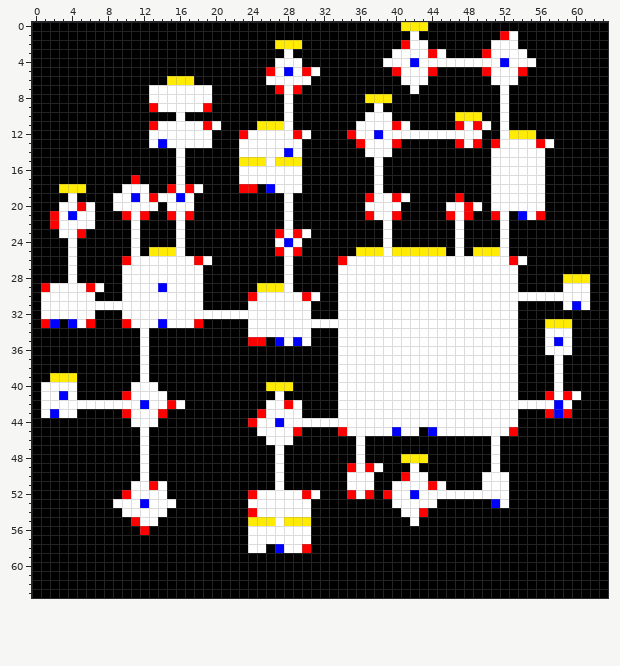
A pixel-art sprite gets an edit: Assets/DungeonAssets/Image/DecoratedMap.png. That is the earlier state.
The file is 64x64 pixels.
Once edited:
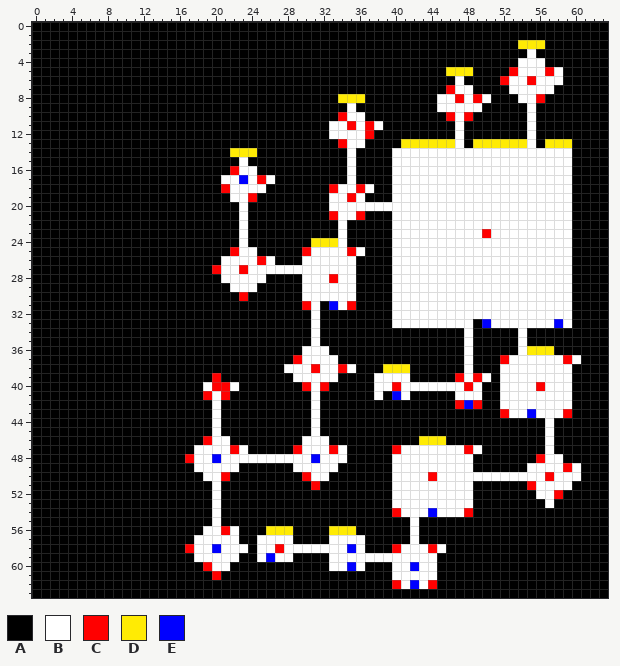
Palette (. is transparent): A #000000  B #ffffff  C #ff0000  D #ffeb04  E #0000ff
From old to new:
Changed rows in their new state; - is an unchanged pixel.
first column x 1:
 0 ----------------------------------------AAA------------------
 1 -----------------------------------------A---------AA--------
 2 --------------------------AAA-----------AAA-------AAADDD-----
 3 ---------------------------A-----------AAAAAA----AAAAAB------
 4 --------------------------AAA---------AAAAAAAAAAAAAAA--B-----
 5 -------------------------AAAAAA--------AAAAA-DDD-AAACBBBCB---
 6 --------------AAA--------AAAAA----------AAA---B---AC-BCBBB---
 7 ------------AAAAAAA-------AAA------------A---CBB---ABBBBB----
 8 ------------AAAAAAA--------A-----DDDAAA-----BBCBCB-A-BBC-----
 9 ------------AAAAAAA--------A------B--A------BBBBB--A--B------
10 ---------------A-----------A-----CBBAAA------CBCA--A--B------
11 ------------AAAAAAAA----AAAA----BBC-C-AAA-----BAAA-A--B------
12 ------------AAAAAAA---AAAAAAAA--BBB-CAAAAAAAAA-AA--AAAB------
13 ------------AAAAAAA---AAAAAAA----CBBAAAADDDDDDBADDDDDD-ADDD--
14 ---------------A-----DDDAAAAA-----B-AAABBBBBBBBBBB------BBB--
15 ---------------A------BAAAAAA-----B--A-BBBBBBBBBBB------BBB--
16 ---------------A-----C--AAAAA-----B--A-BBBBBBBBBBB------BBB--
17 ----------A----A----BBE-C-AAA-----B--A-BBBBBBBBBBB------BBB--
18 --AAA----AAA--AAAA--CBBBBAAAA---CBBCBA-BBBBBBBBBBB------BBB--
19 ---A----AAAAAAAAA----BBC---A----BBCBAAAB-BBBBBBBBB------BBB--
20 --AAAA--AAAAA-AAA-----B----A----BBBB----BBBBB--B-B------BBB--
21 -AAAAA---AAA--AAA-----B----A----CBBCAAABBBBBBB-BBBB-BB-BBBB--
22 -AAAAA----A----A------B----A-----B----ABBBBBBB-BBBB-BBBBBBB--
23 --AAA-----A----A------B---AAAA---B----ABBBBBBB-BBCB-BBBBBBB--
24 ---A------A----A------B---AAA-DDDB----ABBBBBBB-BBBB-BBBBBBB--
25 ---A------A-AAAA-----CBB--AAACBBBBCBAAABBBBBBB-BBBB-BBBBBBB--
26 ---A-----AAAAAAAAAA-BBBBCB-A-BBBBB-AAAA-------------B-BBBBB--
27 ---A-----AAAAAAAAA-CBBCBBBB-BBBBB--AAAA--------------BBBBBB--
28 ---A-----AAAAAAAAA--BBBBB--A-BBBC--AAAA--------------BBBBBBAA
29 AAAAAAA--AAAAAAAAA---BBBAAAA-BBBB--AAAA--------------BBBBB-AA
30 AAAAAA---AAAAAAAAA----CAAAAAAB-BB--AAAA--------------------AA
31 AAAAAAAAAAAAAAAAAA-----AAAAAACB-E-CAAAA--------------BBBBB-AA
32 AAAAAA---AAAAAAAAAAAAAAAAAAAAAB--AAAAAA--------------BBBBBB--
33 AA-AAA---AAAAAAAAA-----AAAAAAA-AAAAAAAA---------AE---BBBBEB--
34 -----------A-----------AAAAAAAB--AAAAAAAAAAAAAA-AAAAAB--AAA--
35 -----------A-----------AA-AAAAB--AAAAAAAAAAAAAA-AAAAAB--AAA--
36 -----------A-----------------BBB-AAAAAAAAAAAAAA-AAAAABDDDAA--
37 -----------A----------------CBBBBAAAAAAAAAAAAAA-AAAC-BBBB-CB-
38 -----------A---------------BBBCBBC-AAADDDAAAAAA-AAA--BBBB-B--
39 -AAA-------A-------C--------BBBBBAAAA----AAAAAC-C-A--BBBB-B--
40 AAAA------AAA-----BCCB---AAA-CBC-AAAA--C-------C-AA--BBCB-B--
41 AAAA-----AAAAA----CBC-----A---B--AAAA-AE-AAAAA---AA--BBBB-BA-
42 AAAAAAAAAAAAAAAA---B-----AAAA-B--AAAAAAAAAAAAACECAA------B---
43 AAAA-----AAAAA-----B----AAAAA-B--AAAAAAAAAAAAAAAAAAC-BEBBB---
44 ----------AAA------B---AAAAAAA-AAAAAAAAAAAAAAAAAAAAAA---B----
45 -----------A-------B----AAAAA-B--AAAAAAAAA-AAAAAAAAAA---B----
46 -----------A------CBB----AAA-BBB---A------DDD-----A-----B----
47 -----------A-----BBBBCB---A-CBBBCB-A---CBBBBBBBCB-A-----B----
48 -----------A----CBBEBBBBBB-BBBEBBB-A---BBBBBBBBB--A----CBB---
49 -----------A-----BBBBB----A-BBBBB-AAAA-BB-BBBBBB--A---BBBBCB-
50 -----------A------BBC-----A--CBB--AAA--BB--CBBBBB---BBBBCBBB-
51 ----------AAAA-----B------A---C---AAA------B-BBB-AAA--CBBBB--
52 ---------AAAAA-----B---AAAAAAAA---AAA-A--B------AAAA---BBC---
53 --------AAAAAAA----B---AAAAAAA--------------BBBB--AA----B----
54 ---------AAAAA-----B---AAAAAAA---------C--BEBBBC-------------
55 ----------AAA------B---AAAAAAA-------------------------------
56 -----------A------BBCB-AADDDAA--DDD------B-------------------
57 -----------------BBBBB-A----AA--BBBB-----B-------------------
58 ----------------CBBEBBBA-BC--BBBBBEB---CBBBCB----------------
59 -----------------BBBBB--BEBB----BBBBBBBBBBBB-----------------
60 ------------------CBB-----------BBEB---BBEBB-----------------
61 -------------------C-------------------BBBBB-----------------
62 ---------------------------------------CBEBC-----------------
